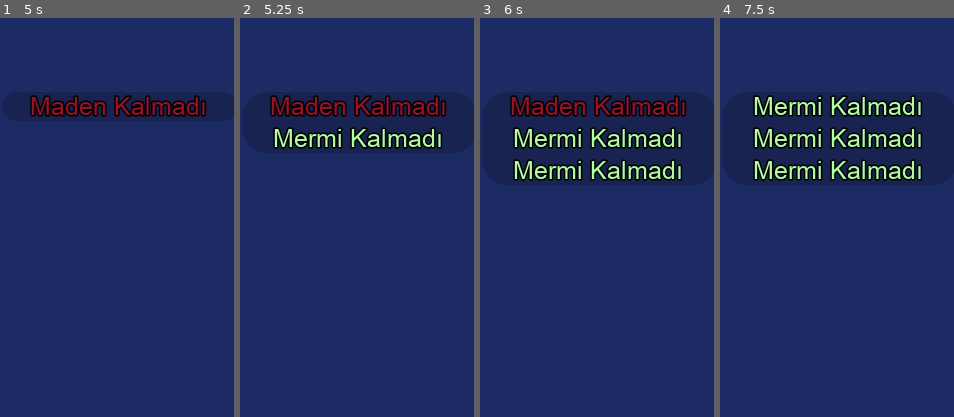
Above: before the commit, frames 1-4 (left to right).
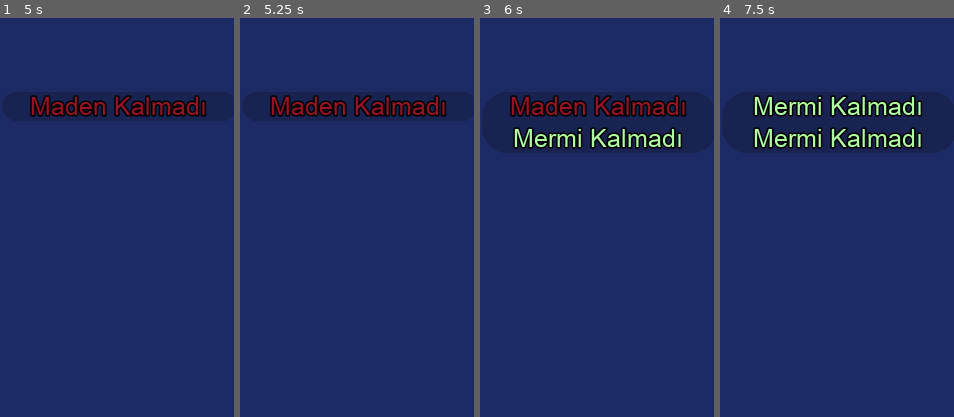
Above: after the commit, the same moments.

Repository: UmutSanci01/Goktasi-2
Game: Godot game, scene res://Main/Main.tscn
Same seed, same stepped clock (60 frames per second), same inputs: the game is played once before the commit and once after it. The engine's default icon, where the game draws it, is replaced by a stand-in: a white triangle on a blue panel in a dark square.
Inputs (mouse positions are % of the whole screen's width and height, from its top left):
- Up to frame 1 (5 s): click (50, 50) at 0.5 s; click "Menu" at 1.25 s; click (88, 93) at 2 s; click "Menu" at 2.75 s; click (50, 50) at 3.5 s; click "Menu" at 4.25 s
- Up to frame 2 (5.25 s): move the mouse to (72, 45) at 5.02 s; hold Right (ui_right) from 5.03 s (still down); tap P at 5.1 s; click (72, 45) at 5.17 s
- Up to frame 3 (6 s): release Right (ui_right) at 5.75 s; drag from (30, 55) to (50, 50) at 5.77 s
- Up to frame 4 (7.5 s): move the mouse to (60, 28) at 6.52 s; hold Right (ui_right) 6.53-7.25 s; tap P at 6.6 s; drag from (45, 70) to (20, 35) at 7.27 s
The pictures show only the part of the screen within x 49-99%, y 0-50%; the shares and areas given below are measured in that part.

Frame 1 is identical in both runs. In frame 2, 2.9% of the frame differs, in the area x 14-87%, y 27-33%; in frame 3, 2.9%, in the area x 14-87%, y 35-41%; in frame 4, 2.9%.
Error in both runs: Invalid get index 'radius' (on base: 'Nil'). (res://Game/OreDetector.gd:30)

Commit message:
Drag direction has been detected and bullet choice menu has been opened.

Diff:
--- a/GUI/InGame/InGame.gd
+++ b/GUI/InGame/InGame.gd
@@ -7,6 +7,8 @@
 onready var ore_detector = $OreDetector
 onready var fuel_container = $AmountLabels/FuelContainer
 
+var touch_start : Vector2
+
 
 func _ready():
 	GameState.screen_safe_area = OS.get_window_safe_area()
@@ -14,6 +16,7 @@
 	Notification.register_observer(self, Notification.NotificationTypes.SetMeteor)
 	Notification.register_observer(self, Notification.NotificationTypes.OreDetectorActive)
 	Notification.register_observer(self, Notification.NotificationTypes.OreDetectorDeactive)
+
 
 	# Check Detector
 #	if GameState.is_activate_detector:
@@ -27,6 +30,19 @@
 #func _on_GameState_notify():
 #	var mid = get_viewport_rect().get_center() - $OpenInv.rect_size / 2
 #	$OpenInv.rect_global_position = GameState.ship_global_pos + mid
+
+func _unhandled_input(event):
+	# Open the bullet choice menu if touchscreendrag direction is up.
+	if event is InputEventScreenTouch:
+		if event.pressed and event.index == 0:
+			touch_start = event.position
+		else:
+			if touch_start.distance_squared_to(event.position) >= 200 * 200:
+				var delta = event.position - touch_start
+				if abs(delta.x) <= abs(delta.y):
+					if delta.y <= 0:
+						InfoPanel.add_label("Menu acildi")
+						GameState.is_bullet_menu_opened = true
 
 
 func _on_Notify(notification_type : int):
--- a/GUI/InGame/InGame.tscn
+++ b/GUI/InGame/InGame.tscn
@@ -136,5 +136,6 @@
 [node name="OreDetector" parent="." instance=ExtResource( 7 )]
 
 [connection signal="button_down" from="Return" to="." method="_on_Return_button_down"]
+[connection signal="button_down" from="OpenInv" to="." method="_on_OpenInv_button_down"]
 [connection signal="pressed" from="OpenInv" to="." method="_on_OpenInv_pressed"]
 [connection signal="pressed" from="MeteorInfo" to="." method="_on_MeteorInfo_pressed"]
--- a/Main/GameState.gd
+++ b/Main/GameState.gd
@@ -25,6 +25,9 @@
 
 # GUI
 var screen_safe_area : Rect2 setget set_screen_safe_area
+
+# Bullet Menu
+var is_bullet_menu_opened : bool = false
 
 
 func _ready():
--- a/SpaceShip/SpaceShip.gd
+++ b/SpaceShip/SpaceShip.gd
@@ -34,7 +34,10 @@
 func _unhandled_input(event):
 	if event is InputEventScreenTouch:
 		if event.pressed and event.index == 0:
-			fire()
+			pass
+		else:
+			if not GameState.is_bullet_menu_opened:
+				fire()
 			# DEMO
 #			if GameState.screen_safe_area.has_point(event.position):
 #				fire()
